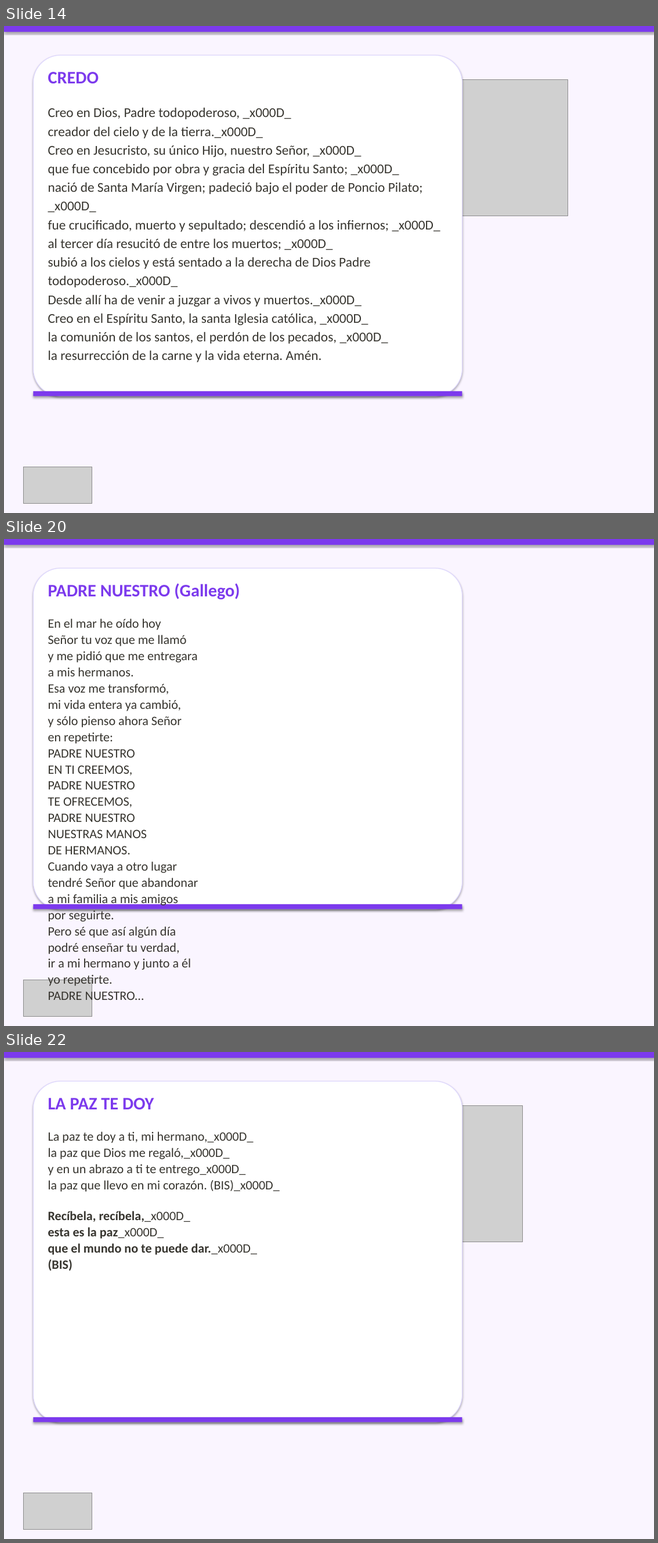
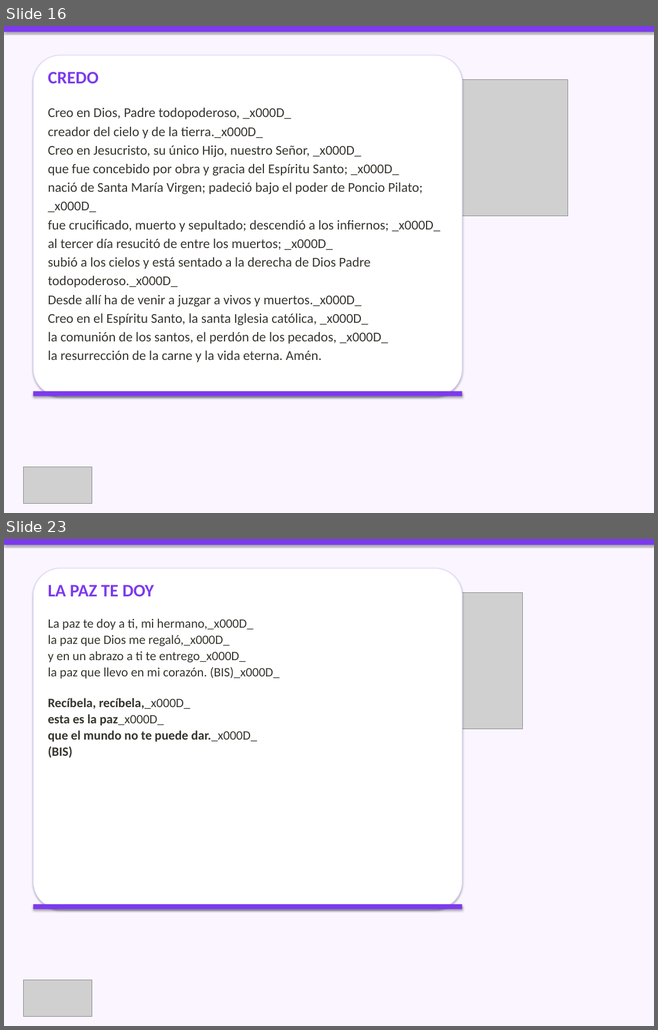
Before and after one commit to CC5M5/CCE-M5, a slide deck: presentaciones_html/2026-10-11_presentacion/2026-10-11_presentacion.pptx. Shown one above the other, each under a label of ours: slides 14, 20 and 22 before the commit, slides 16 and 23 after it; the slides between them are not shown. The pictures are 658x1543 and 658x1030 pixels, drawn with LibreOffice and Linux fonts; fonts in the diff are those of the drawing; grey boxes stand for pictures. Boxes give left, top, right and bottom in pixels: in the first picture for what was removed or moved away, otherwise in the second. Text is boxed around its words. In the diff, an @@ line names an element or a change of style, - is before the commit and + after.

```diff
--- a/presentaciones_html/2026-10-11_presentacion/2026-10-11_presentacion.pptx
+++ b/presentaciones_html/2026-10-11_presentacion/2026-10-11_presentacion.pptx
@@ slide 20 removed at (4,539,654,1026), background #FAF5FF @@
@@ rectangle removed at (4,539,654,545) @@
@@ rounded rectangle removed at (33,568,462,910) @@
@@ text removed at (48,583,239,1004) @@
-PADRE NUESTRO (Gallego)
-En el mar he oído hoy
-Señor tu voz que me llamó
-y me pidió que me entregara
-a mis hermanos.
-Esa voz me transformó,
-mi vida entera ya cambió,
-y sólo pienso ahora Señor
-en repetirte:
-PADRE NUESTRO
-EN TI CREEMOS,
-PADRE NUESTRO
-TE OFRECEMOS,
-PADRE NUESTRO
-NUESTRAS MANOS
-DE HERMANOS.
-Cuando vaya a otro lugar
-tendré Señor que abandonar
-a mi familia a mis amigos
-por seguirte.
-Pero sé que así algún día
-podré enseñar tu verdad,
-ir a mi hermano y junto a él
-yo repetirte.
-PADRE NUESTRO…
@@ rectangle removed at (33,904,462,910) @@
@@ picture removed at (24,980,92,1016) @@
@@ what was slide 14 is now slide 16 @@
@@ what was slide 22 is now slide 23 @@
```
Also in this commit, not shown: 12 slides changed, 3 slides added, 1 other slide removed, 7 other files.
